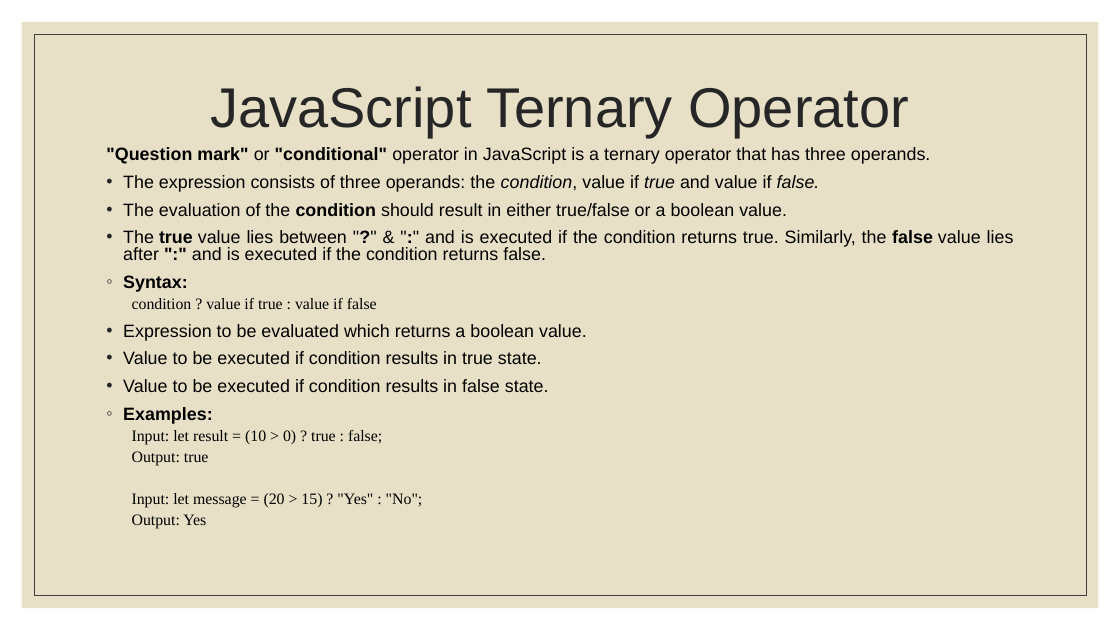
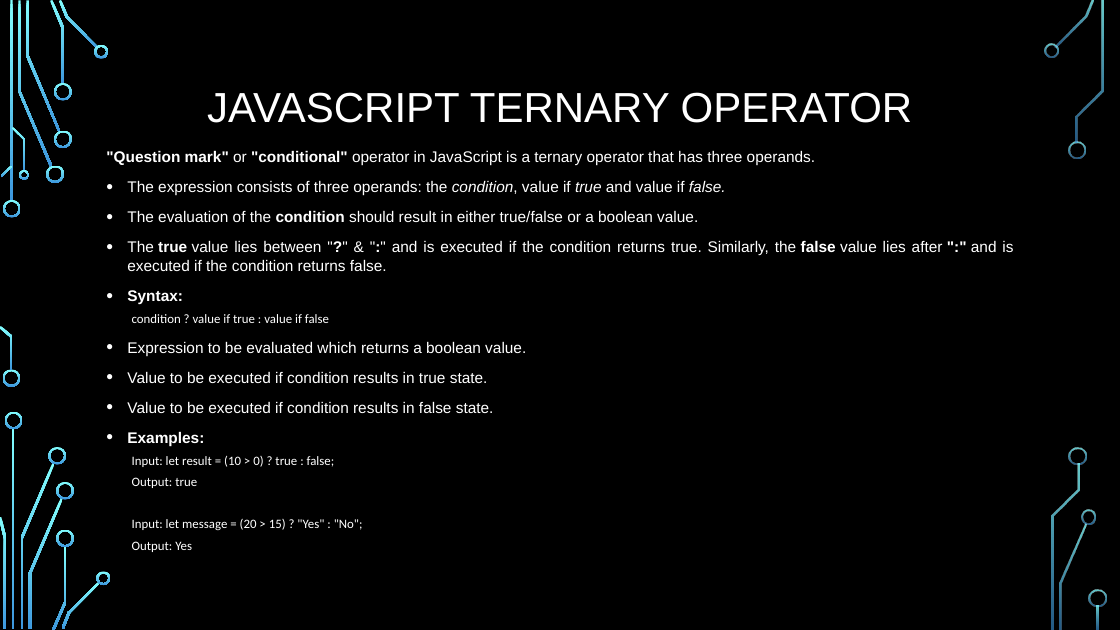
Before and after one commit to PramodJana/JavaScript, a slide deck: slide 24 of GFG JS Course Curriculam/Articles/002 Javascript fundamentals.pptx. Drawn at 1120x630 pixels with LibreOffice and Linux fonts; fonts in the diff are those of the drawing; background and template pictures are left out. Boxes give left, top, right and bottom in pixels: in the first picture for what was removed or moved away, otherwise in the second. Text is boxed around its words. In the diff, an @@ line names an element or a change of style, - is before the commit and + after.

```diff
--- a/GFG JS Course Curriculam/Articles/002 Javascript fundamentals.pptx
+++ b/GFG JS Course Curriculam/Articles/002 Javascript fundamentals.pptx
@@ background #FFFFFF to picture (left out) @@
@@ rectangle removed at [22,22,1099,608] @@
@@ rectangle removed at [34,34,1086,596] @@
@@ title at [207,92,913,123]: text changed; size 48 to 36 pt; text colour #262626 to #FFFFFF @@
-JavaScript Ternary Operator
+JAVASCRIPT TERNARY OPERATOR
@@ text ""Question mark" or "conditional" operator ..." at [106,150,1013,552]: size 15.3 to 13.2 pt in ""Question mark" or "conditional" operator in JavaScript ...", "The expression consists of three operands: the ...", "The evaluation of the condition should result ...", "The true value lies between "?" & ..." and 5 more places; text colour #000000 to #FFFFFF; size 13.6 to 11 pt, font Times New Roman to Calibri in "condition ? value if true : value ...", "Input: let result = (10 > 0) ...", "Output: true", "Input: let message = (20 > 15) ..." and 1 more places; line spacing 0.8 to 1; more space between paragraphs; indent changed; bullet ◦ to • @@
@@ group added at [0,0,1107,630]: 33 freeform shapes, 3 rectangles @@
```
Also in this commit, not shown: 29 other slides changed.
